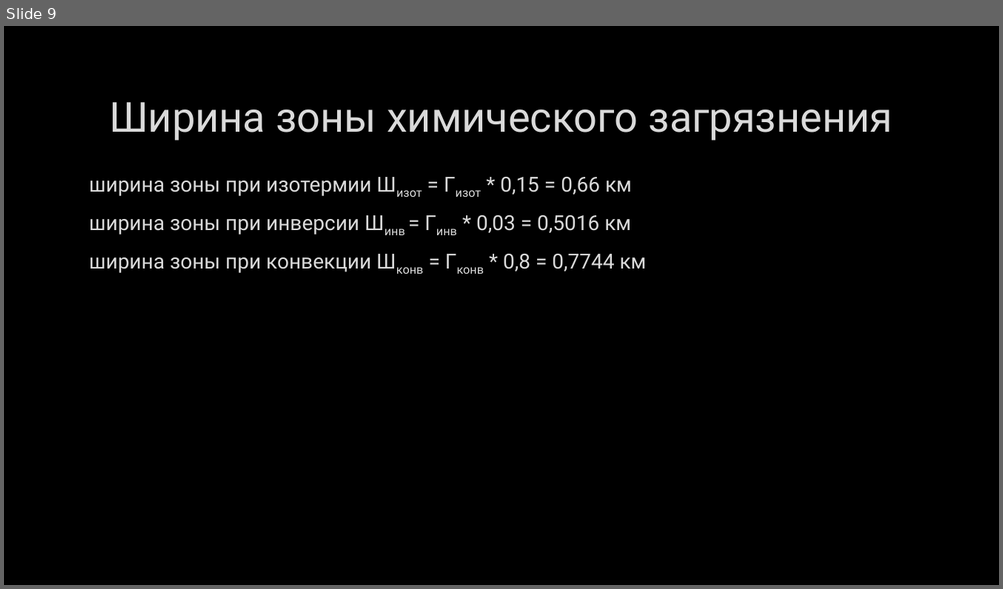
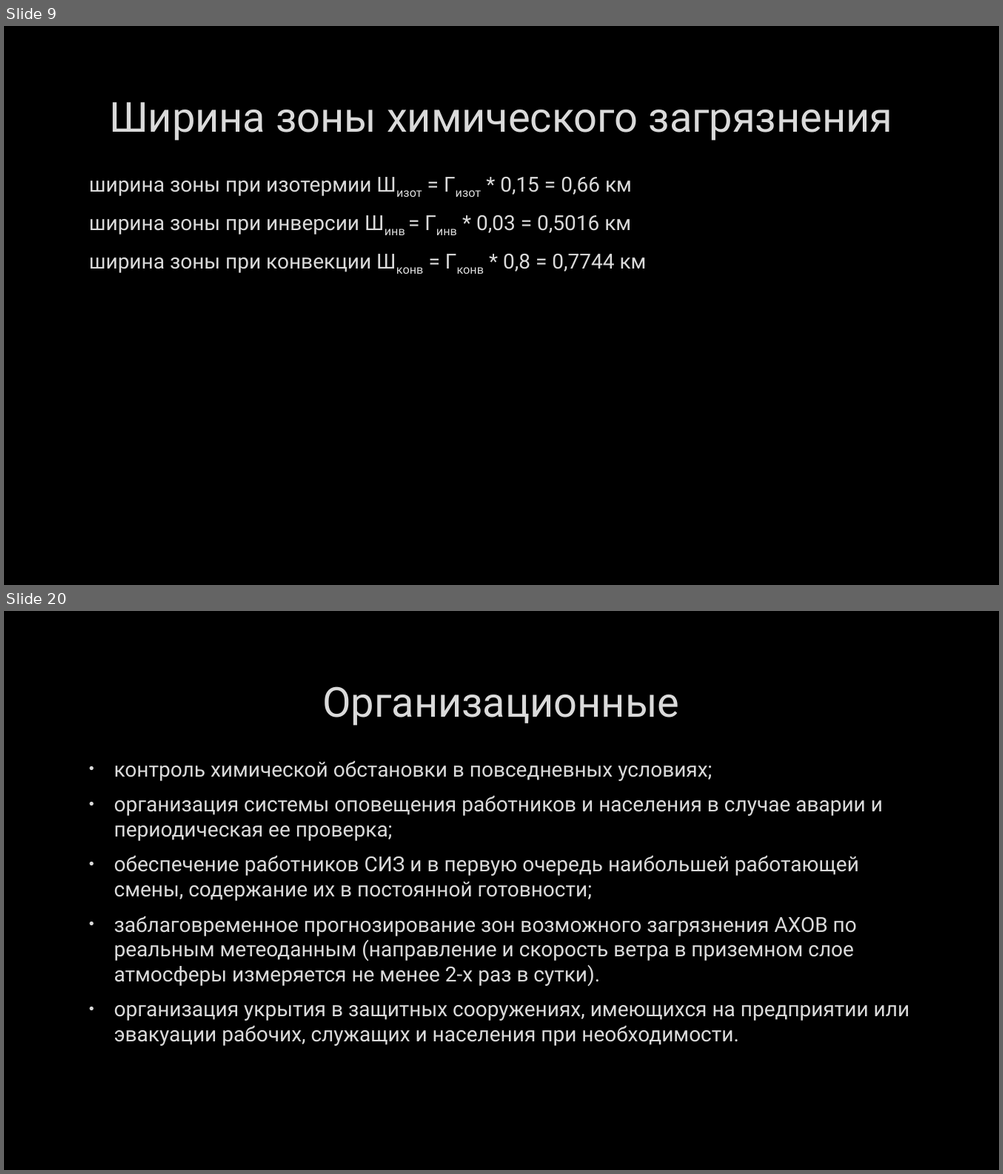
Before and after one commit to wemik2323/LP, a slide deck: BZD/AXOB.pptx. Shown one above the other, each under a label of ours: slide 9 before the commit, slides 9 and 20 after it; the slides between them are not shown. The pictures are 1003x589 and 1003x1174 pixels, drawn with LibreOffice and Linux fonts; fonts in the diff are those of the drawing; background and template pictures are left out. Boxes give left, top, right and bottom in pixels: in the first picture for what was removed or moved away, otherwise in the second. Text is boxed around its words. In the diff, an @@ line names an element or a change of style, - is before the commit and + after.

```diff
--- a/BZD/AXOB.pptx
+++ b/BZD/AXOB.pptx
@@ slide 20 added at (x1=4, y1=611, x2=999, y2=1170), background picture (left out) @@
@@ title added at (x1=322, y1=686, x2=679, y2=726), 40 pt, text #DADADA @@
+Организационные
@@ text added at (x1=114, y1=760, x2=910, y2=1046), 20 pt, text #DADADA @@
+• контроль химической обстановки в повседневных условиях;
+• организация системы оповещения работников и населения в случае аварии и периодическая ее проверка;
+• обеспечение работников СИЗ и в первую очередь наибольшей работающей смены, содержание их в постоянной готовности;
+• заблаговременное прогнозирование зон возможного загрязнения АХОВ по реальным метеоданным (направление и скорость ветра в приземном слое атмосферы измеряется не менее 2-х раз в сутки).
+• организация укрытия в защитных сооружениях, имеющихся на предприятии или эвакуации рабочих, служащих и населения при необходимости.
```
Also in this commit, not shown: 1 slide changed, 11 other slides added, 3 other files.
